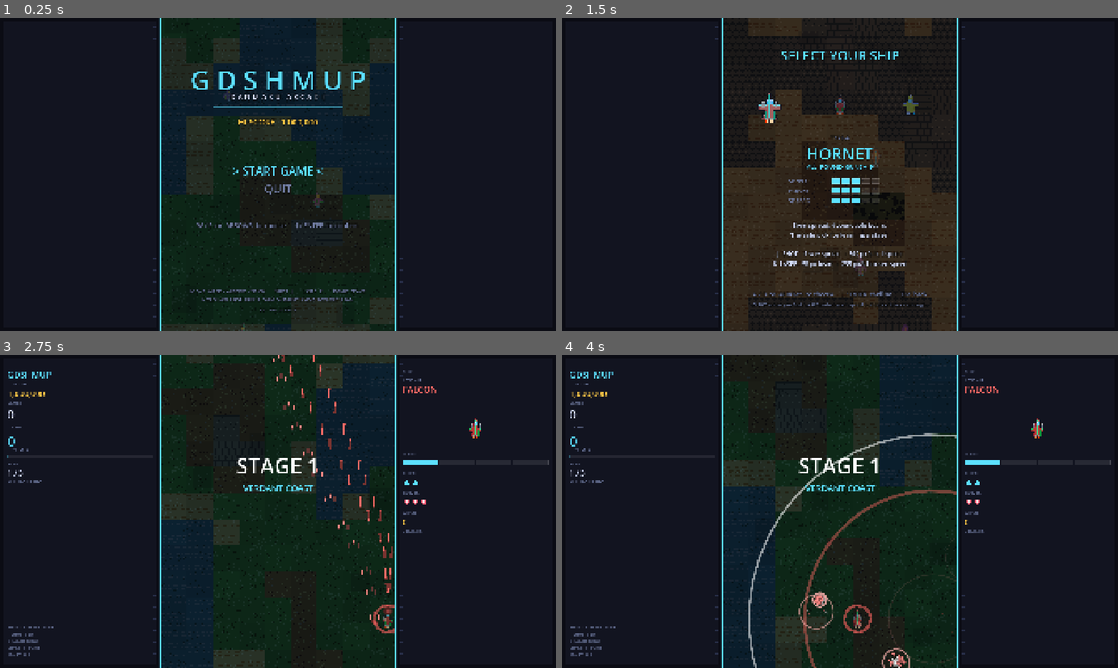
Above: before the commit, frames 1-4 (two rows, left to right).
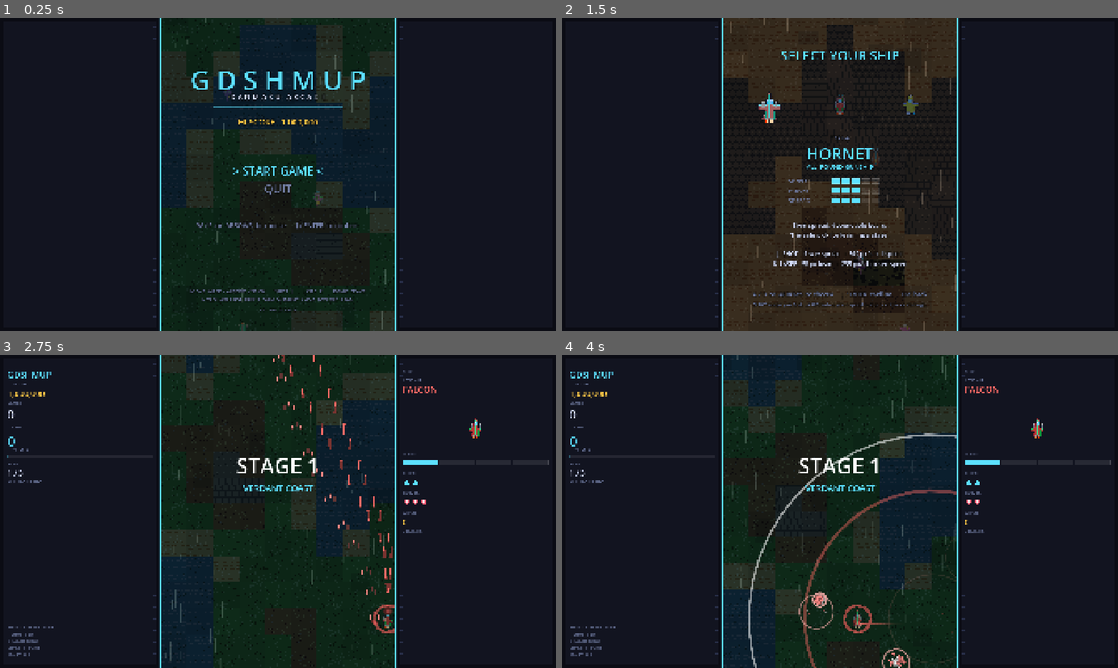
Above: after the commit, the same moments.

Repository: eddieedease/gdshmup
Game: Godot game, scene res://scenes/main.tscn
Same seed, same stepped clock (60 frames per second), same inputs: the game is played once before the commit and once after it.
Inputs (mouse positions are in pixels of both pictures, inside the frame that each line leads up to):
- Up to frame 1 (0.25 s): no input
- Up to frame 2 (1.5 s): tap Enter (p_start) at 0.5 s; move the mouse to (962, 158) at 0.52 s; hold D (p_right) 0.53-1.25 s; tap Space (p_bomb) at 0.6 s; click (962, 158) at 0.67 s; drag from (728, 190) to (812, 237) at 1.27 s
- Up to frame 3 (2.75 s): move the mouse to (333, 442) at 2.02 s; hold D (p_right) from 2.03 s (still down); hold J (p_shot) from 2.03 s (still down)
- Up to frame 4 (4 s): release D (p_right) at 2.75 s; release J (p_shot) at 2.75 s; drag from (812, 574) to (673, 464) at 2.77 s; move the mouse to (1006, 558) at 3.52 s; hold A (p_left) from 3.53 s (still down); tap L at 3.6 s

The runs differ from the first frame. In frame 1, 3.2% of the frame differs, in the area x 29-71%, y 0-100%; in frame 2, 8.9%; in frame 3, 5.7%; in frame 4, 6.9%.

Commit message:
Fix scroll and sprite facing, add speed particles
- Terrain scrolled upward while the parallax decor scrolled down, so the
  world read as flying backwards. Tile Y now increases with the scroll,
  matching the decor: the ground travels down past a northbound ship.
- Every enemy sprite was being rotated 180 degrees. tools/orientation_probe.gd
  diffs the two thrust frames of each sheet row (the pixels that change are
  the exhaust flame) and shows all nine enemy sheets are already authored
  nose-down, while the player ships are nose-up. Enemies now render
  unrotated, which also fixes their bank direction.
- New SpeedDust layer: three parallax bands of streaks whose length scales
  with stage speed, biased toward the field edges so the middle stays
  readable. Runs in the menus too.
- Player gains twin exhaust plumes that shorten while the laser is held,
  making the speed difference between the two modes visible.

Diff:
--- /dev/null
+++ b/scripts/core/speed_dust.gd
@@ -0,0 +1,72 @@
+class_name SpeedDust
+extends Node2D
+## Parallax streaks blowing past the ship to sell forward motion.
+##
+## Drawn directly rather than spawned as nodes: a few hundred short lines in one
+## _draw call is far cheaper than a particle system, and lets each band pick its
+## own speed, length and opacity so the depth cue actually reads.
+##
+## Bands are ordered far -> near. A separate instance with `foreground = true`
+## can be layered in front of the action for the closest, fastest motes.
+
+## [speed multiplier, length multiplier, width, alpha]
+const BANDS := [
+	[0.55, 0.5, 1.0, 0.10],
+	[1.05, 1.0, 1.5, 0.16],
+	[1.9, 1.9, 2.0, 0.22],
+]
+
+const COUNT := 150
+
+## Base fall speed, kept in step with the terrain so the layers agree.
+var speed := 120.0
+var tint := Color(0.85, 0.93, 1.0)
+var foreground := false
+
+var _x: PackedFloat32Array = PackedFloat32Array()
+var _y: PackedFloat32Array = PackedFloat32Array()
+var _band: PackedInt32Array = PackedInt32Array()
+var _len: PackedFloat32Array = PackedFloat32Array()
+
+
+func _ready() -> void:
+	z_index = (Cfg.Z_FX + 4) if foreground else (Cfg.Z_DECOR + 5)
+	_x.resize(COUNT)
+	_y.resize(COUNT)
+	_band.resize(COUNT)
+	_len.resize(COUNT)
+	for i in COUNT:
+		_band[i] = i % BANDS.size()
+		_x[i] = _spawn_x()
+		_y[i] = randf_range(-Cfg.FIELD_H, Cfg.FIELD_H)
+		_len[i] = randf_range(9.0, 26.0)
+
+
+## Streaks cluster toward the edges, leaving the middle of the field - where
+## bullets have to stay readable - comparatively clear.
+func _spawn_x() -> float:
+	var side := 1.0 if randf() < 0.5 else -1.0
+	return Cfg.FIELD_W * (0.5 + 0.5 * side * pow(randf(), 0.55))
+
+
+func _process(dt: float) -> void:
+	for i in COUNT:
+		var band: Array = BANDS[_band[i]]
+		_y[i] += speed * float(band[0]) * dt
+		if _y[i] > Cfg.FIELD_H + 40.0:
+			_y[i] = randf_range(-140.0, -20.0)
+			_x[i] = randf_range(0.0, Cfg.FIELD_W)
+			_len[i] = randf_range(9.0, 26.0)
+	queue_redraw()
+
+
+func _draw() -> void:
+	# Faster travel stretches every streak, so acceleration is visible.
+	var stretch: float = clampf(speed / 110.0, 0.6, 2.4)
+	for i in COUNT:
+		var band: Array = BANDS[_band[i]]
+		var l: float = _len[i] * float(band[1]) * stretch
+		var a: float = float(band[3]) * (0.45 if foreground else 1.0)
+		draw_line(
+			Vector2(_x[i], _y[i]), Vector2(_x[i], _y[i] + l),
+			Color(tint.r, tint.g, tint.b, a), float(band[2]), false)
--- a/scripts/core/terrain.gd
+++ b/scripts/core/terrain.gd
@@ -120,15 +120,18 @@
 		_decor[i].position.y = _decor_y[i]
 
 
+## The ship flies north, so the ground has to travel *down* the screen: tile Y
+## increases with `_scroll`, and the world row index counts backwards as new
+## ground arrives over the top edge.
 func _refresh() -> void:
-	var first := floori((_scroll - TILE) / TILE)
+	var first := floori((-_scroll - TILE) / TILE)
 	for k in ROWS:
 		var r := first + k
 		var slot := posmod(r, ROWS)
 		if _row_id[slot] != r:
 			_row_id[slot] = r
 			_fill_row(slot, r)
-		var y := float(r) * TILE - _scroll + TILE * 0.5
+		var y := float(r) * TILE + _scroll + TILE * 0.5
 		for c in COLS:
 			_tiles[slot * COLS + c].position = Vector2(TILE * (c + 0.5), y)
 
@@ -154,3 +157,7 @@
 
 func stage_name() -> String:
 	return String(_palette.name)
+
+
+func stage_tint() -> Color:
+	return _palette.tint
--- a/scripts/enemy/enemy.gd
+++ b/scripts/enemy/enemy.gd
@@ -265,9 +265,11 @@
 # --- Visuals / damage --------------------------------------------------------
 
 func _step_visual(dt: float) -> void:
+	# Enemy art is authored nose-down already (see tools/orientation_probe.gd),
+	# so "down" needs no rotation and forward is +Y, i.e. an art angle of +PI/2.
 	match _face:
 		"down":
-			_sprite.rotation = PI
+			_sprite.rotation = 0.0
 		"vel":
 			if vel.length_squared() > 1.0:
 				_sprite.rotation = vel.angle() - PI * 0.5
@@ -275,9 +277,9 @@
 			if is_instance_valid(player):
 				_sprite.rotation = (player.position - position).angle() - PI * 0.5
 		_:
-			_sprite.rotation = PI
-
-	_bank = Art.bank_row(-signf(vel.x) if absf(vel.x) > 40.0 else 0.0)
+			_sprite.rotation = 0.0
+
+	_bank = Art.bank_row(signf(vel.x) if absf(vel.x) > 40.0 else 0.0)
 	_sprite.frame = _bank * 2 + (int(age * 12.0) % 2)
 
 	if _flash > 0.0:
--- a/scripts/game.gd
+++ b/scripts/game.gd
@@ -27,6 +27,8 @@
 
 var _field: Node2D
 var _terrain: Terrain
+var _dust: SpeedDust
+var _dust_near: SpeedDust
 var _fx: FxLayer
 var _ebm: BulletManager
 var _pbm: BulletManager
@@ -61,6 +63,12 @@
 	wash.z_index = Cfg.Z_DECOR
 	wash.mouse_filter = Control.MOUSE_FILTER_IGNORE
 	_field.add_child(wash)
+
+	_dust = SpeedDust.new()
+	_field.add_child(_dust)
+	_dust_near = SpeedDust.new()
+	_dust_near.foreground = true
+	_field.add_child(_dust_near)
 
 	_fx = FxLayer.new()
 	_field.add_child(_fx)
@@ -159,6 +167,9 @@
 	while stage < LevelDefs.count() and not over:
 		var meta := LevelDefs.meta(stage)
 		_terrain.set_stage(int(meta.terrain), 1000 + stage * 977)
+		for d in [_dust, _dust_near]:
+			d.speed = _terrain.speed * 1.7
+			d.tint = _terrain.stage_tint().lightened(0.45)
 		AU.play_music("level%d" % (stage + 1))
 		_director.difficulty = meta.difficulty
 		_hud.set_stage(stage, LevelDefs.count(), String(meta.name))
--- a/scripts/player/player.gd
+++ b/scripts/player/player.gd
@@ -48,6 +48,7 @@
 var _beam: Beam
 var _shield: Sprite2D
 var _hitbox: Node2D
+var _trail: EngineTrail
 var _options: Array[OptionBit] = []
 var _shot_cd := 0.0
 var _opt_cd := 0.0
@@ -85,6 +86,11 @@
 	_hitbox = HitboxDot.new()
 	_hitbox.z_index = 3
 	add_child(_hitbox)
+
+	_trail = EngineTrail.new()
+	_trail.colour = colour
+	_trail.z_index = -3
+	add_child(_trail)
 
 	position = Vector2(Cfg.FIELD_W * 0.5, Cfg.FIELD_H - 170.0)
 	invuln = INVULN_TIME
@@ -362,6 +368,46 @@
 	_hitbox.visible = is_focused()
 	if _hitbox.visible:
 		_hitbox.queue_redraw()
+	_trail.visible = _sprite.visible
+	if _trail.visible:
+		# A shorter, tighter plume while focused sells the speed difference.
+		_trail.push(position, 0.45 if laser_held else 1.0)
+
+
+## Twin exhaust plumes trailing the thrusters. The points are stored in
+## playfield space and converted on draw, so hard turns smear the trail
+## sideways instead of rigidly following the hull.
+class EngineTrail:
+	extends Node2D
+	const MAX_POINTS := 16
+	const NOZZLES := [-9.0, 9.0]
+
+	var colour := Color.WHITE
+	var _pts: Array[Vector2] = []
+	var _origin := Vector2.ZERO
+	var _intensity := 1.0
+
+	func push(world_pos: Vector2, intensity: float) -> void:
+		_origin = world_pos
+		_intensity = lerpf(_intensity, intensity, 0.2)
+		_pts.push_front(world_pos)
+		if _pts.size() > MAX_POINTS:
+			_pts.resize(MAX_POINTS)
+		queue_redraw()
+
+	func _draw() -> void:
+		if _pts.size() < 2:
+			return
+		var n := _pts.size()
+		for nozzle in NOZZLES:
+			for i in range(n - 1):
+				var t := float(i) / float(n - 1)
+				var fade: float = (1.0 - t) * (1.0 - t) * 0.55 * _intensity
+				var w: float = lerpf(5.0, 1.0, t) * _intensity
+				var off := Vector2(nozzle, 16.0)
+				draw_line(
+					_pts[i] - _origin + off, _pts[i + 1] - _origin + off,
+					Color(colour.r, colour.g, colour.b, fade), w, true)
 
 
 ## The tiny focus dot that shows the real hitbox while the laser is held.
--- a/scripts/ui/cabinet.gd
+++ b/scripts/ui/cabinet.gd
@@ -33,13 +33,17 @@
 	wash.mouse_filter = Control.MOUSE_FILTER_IGNORE
 	field.add_child(wash)
 
+	var dust := SpeedDust.new()
+	dust.speed = terrain.speed * 1.7
+	dust.tint = terrain.stage_tint().lightened(0.45)
+	field.add_child(dust)
+
 	# Idle traffic: a few ships drifting through the backdrop.
 	for i in 5:
 		var s := Sprite2D.new()
 		s.centered = true
 		Art.apply_ship(s, Art.ENEMIES[i % Art.ENEMIES.size()])
 		s.frame = 2
-		s.rotation = PI
 		s.scale = Vector2.ONE * randf_range(0.16, 0.30)
 		s.modulate = Color(1, 1, 1, 0.22)
 		s.z_index = Cfg.Z_DECOR + 1
--- /dev/null
+++ b/tools/orientation_probe.gd
@@ -0,0 +1,44 @@
+extends SceneTree
+## One-off analysis: works out which way each ship sheet points.
+##
+## Each row of a sheet is a 2-frame thruster cycle, so the pixels that differ
+## between the two frames in a row *are* the exhaust flame. The vertical centre
+## of that difference tells us where the tail is, and therefore which way the
+## hull faces. Run with:
+##   godot --headless --path . --script res://tools/orientation_probe.gd
+
+const FRAME := 256
+
+
+func _initialize() -> void:
+	var files: Array[String] = []
+	for i in range(1, 10):
+		files.append("res://assets/enemy/enemy_%d.png" % i)
+	files.append("res://assets/playership/player_cyanship.png")
+	files.append("res://assets/playership/player_redship.png")
+	files.append("res://assets/playership/player_yellow.png")
+
+	for f in files:
+		var tex: Texture2D = load(f)
+		var img := tex.get_image()
+		img.decompress()
+		img.convert(Image.FORMAT_RGBA8)
+
+		# Row 1 is the "level" pose: frame 2 at (0, 256), frame 3 at (256, 256).
+		var mass := 0.0
+		var ysum := 0.0
+		for y in FRAME:
+			for x in FRAME:
+				var a := img.get_pixel(x, FRAME + y)
+				var b := img.get_pixel(FRAME + x, FRAME + y)
+				var d := absf(a.r - b.r) + absf(a.g - b.g) \
+					+ absf(a.b - b.b) + absf(a.a - b.a)
+				if d > 0.15:
+					mass += d
+					ysum += d * y
+		var cy := ysum / maxf(mass, 0.001)
+		var verdict := "faces UP (tail at bottom)" if cy > FRAME * 0.5 \
+			else "faces DOWN (tail at top)"
+		print("%-26s mass=%7.1f  tail_y=%6.1f  %s"
+			% [f.get_file(), mass, cy, verdict])
+	quit()
Not shown, added: scripts/core/speed_dust.gd.uid
Not shown, added: tools/orientation_probe.gd.uid
Not shown, changed: README.md
